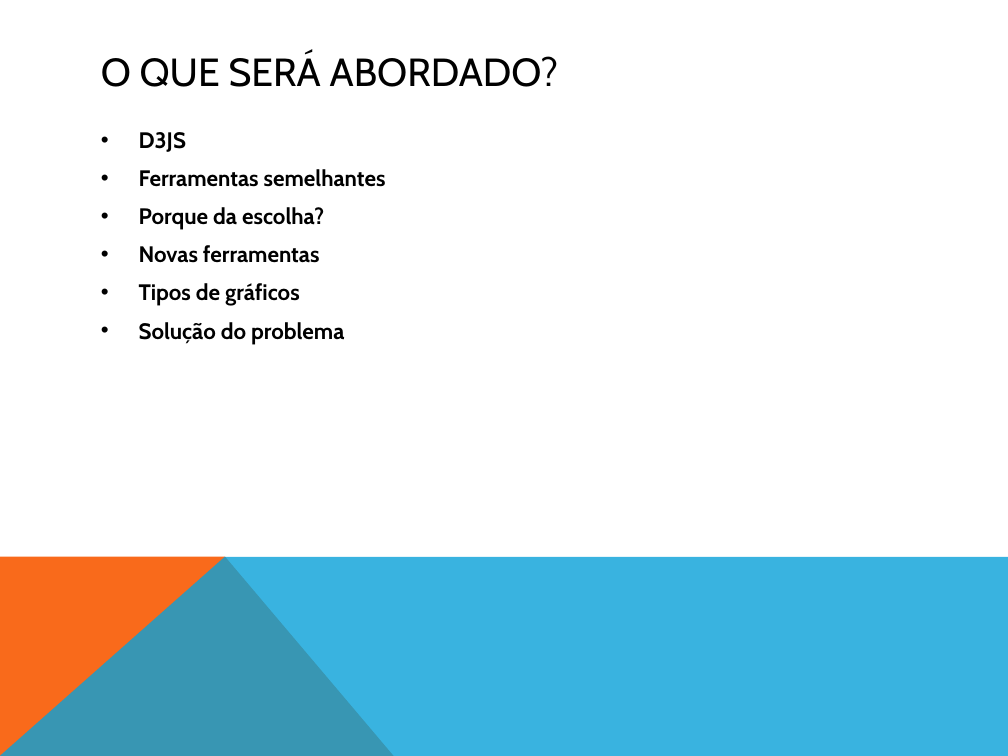
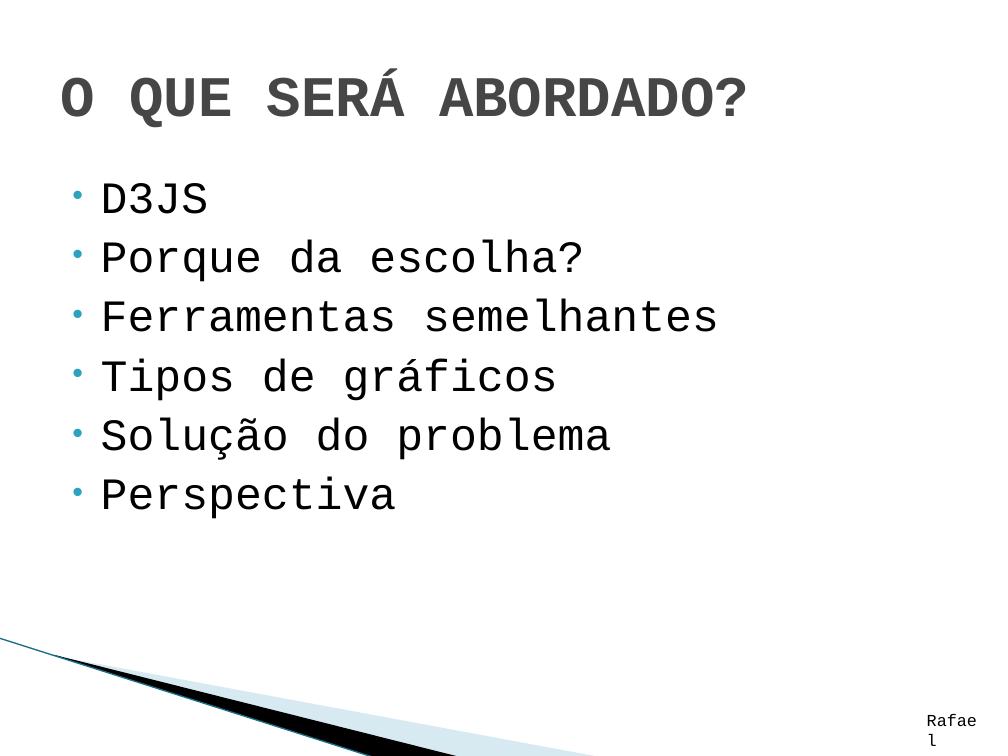
Before and after one commit to WeslleySanto/UNIP-CC, a slide deck: slide 3 of TCC/apresentação-tcc.pptx. Drawn at 1008x756 pixels with LibreOffice and Linux fonts; fonts in the diff are those of the drawing; background and template pictures are left out. Boxes give left, top, right and bottom in pixels: in the first picture for what was removed or moved away, otherwise in the second. Text is boxed around its words. In the diff, an @@ line names an element or a change of style, - is before the commit and + after.

```diff
--- a/TCC/apresentação-tcc.pptx
+++ b/TCC/apresentação-tcc.pptx
@@ title "O QUE SERÁ ABORDADO?": place and size @@
-title "O QUE SERÁ ABORDADO?" at (101,52,558,87)
+title "O QUE SERÁ ABORDADO?" at (60,74,749,128)
@@ title "O QUE SERÁ ABORDADO?" at (60,74,749,128): size 28 to 41 pt, font Cabin to Courier New, text colour #000000 to #464646, bold on @@
@@ text "D3JS": place and size @@
-text "D3JS" at (139,132,386,344)
+text "D3JS" at (101,183,719,519)
@@ text at (101,183,719,460): size 16 to 32 pt, font Cabin to Courier New, bold off in "D3JS", "Ferramentas semelhantes", "Tipos de gráficos", "Solução do problema"; indent changed; less space between paragraphs @@
@@ text at (139,207,324,263): paragraphs removed @@
-• Porque da escolha?
-• Novas ferramentas
@@ text at (101,240,584,282): paragraph added @@
+• Porque da escolha?
@@ text at (101,478,397,519): paragraph added @@
+• Perspectiva
@@ freeform shape removed at (0,556,1008,756) @@
@@ line added from (0, 638) to (374, 756), #97C5D8 0.95 pt @@
@@ freeform shape: place and size @@
-freeform shape at (0,556,394,756)
+freeform shape at (53,654,461,756)
@@ freeform shape at (53,654,461,756): fill #F96A1B to #000000 @@
@@ freeform shape added at (55,655,600,756), fill #A0CBDC at 40% opacity @@
@@ text added at (916,705,987,735), 12 pt, text #000000 @@
+Rafael
```
Also in this commit, not shown: 16 other slides changed, 6 slides added, 1 slide removed.
